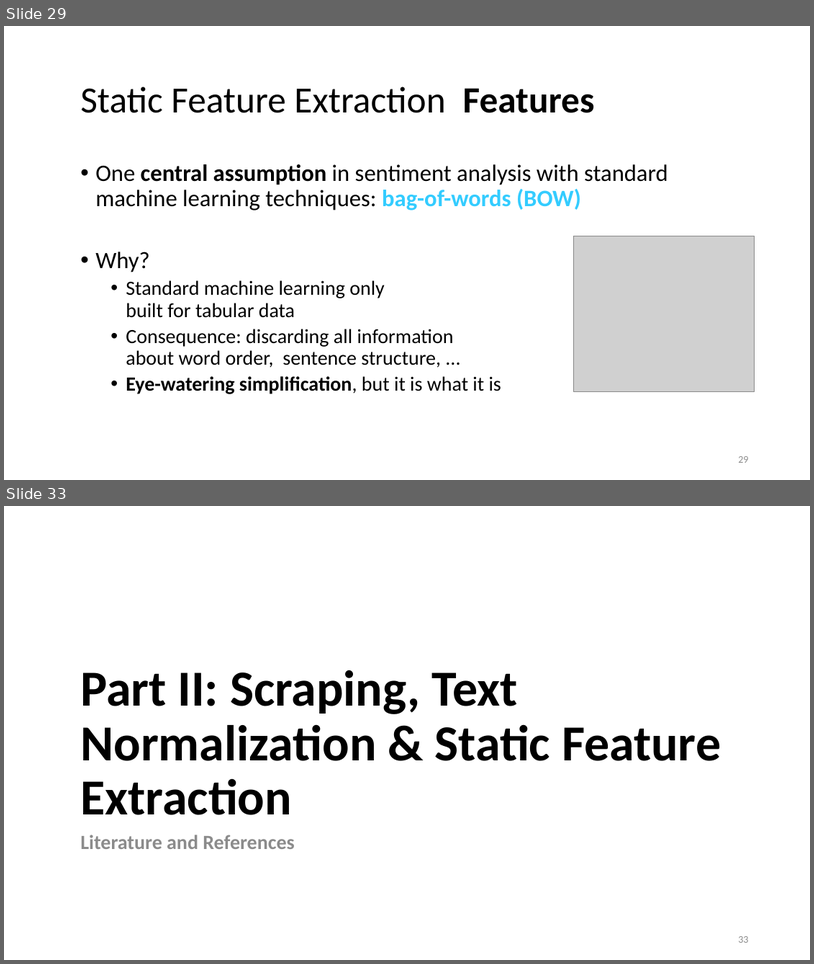
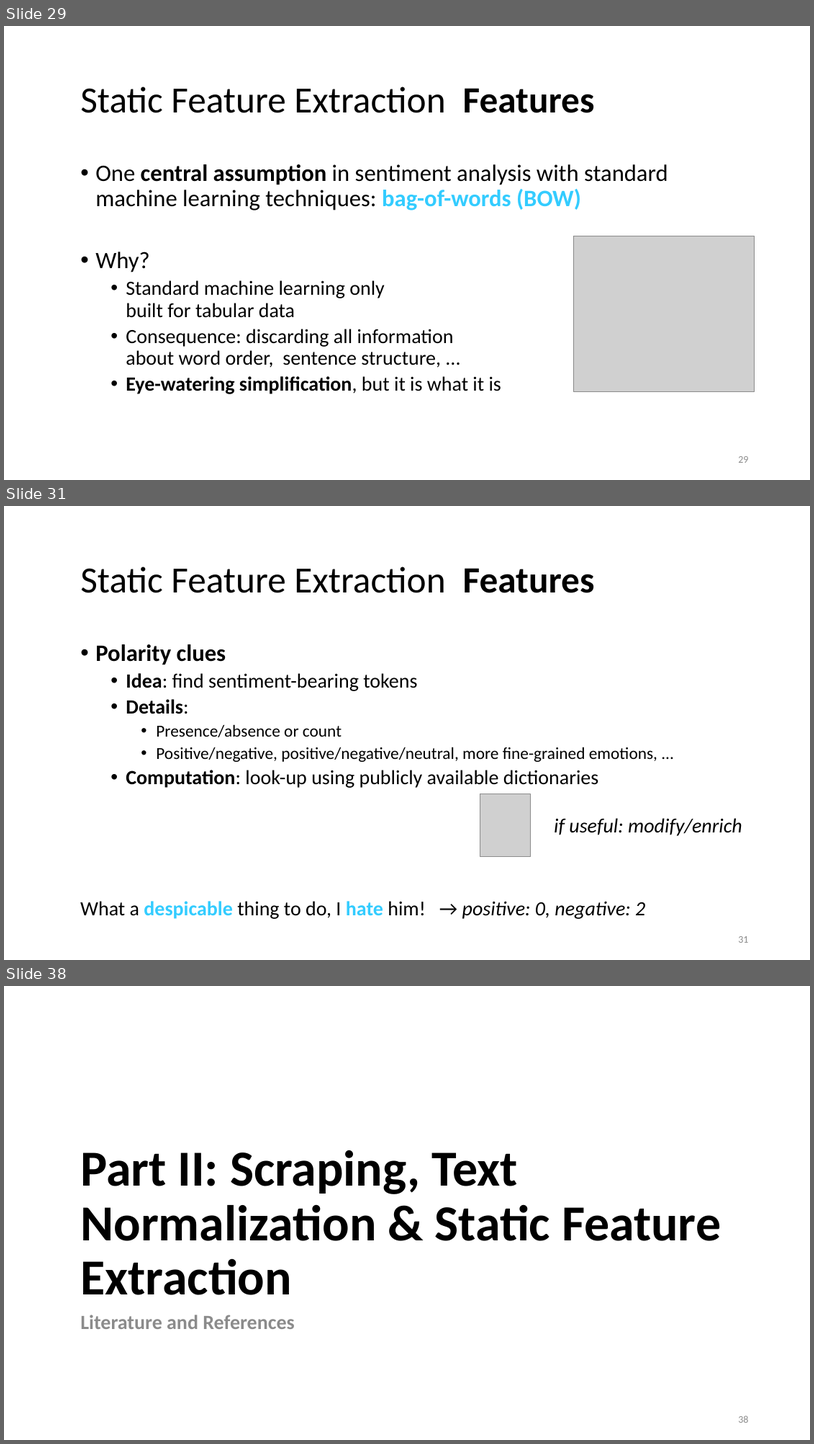
Before and after one commit to lisa-wm/consulting, a slide deck: 5_seminar/Contents_Part_02/slides/Präsentation_Teil2_Lisa.pptx. Shown one above the other, each under a label of ours: slides 29 and 33 before the commit, slides 29, 31 and 38 after it; the slides between them are not shown. The pictures are 814x964 and 814x1444 pixels, drawn with LibreOffice and Linux fonts; fonts in the diff are those of the drawing; grey boxes stand for pictures. Boxes give left, top, right and bottom in pixels: in the first picture for what was removed or moved away, otherwise in the second. Text is boxed around its words. In the diff, an @@ line names an element or a change of style, - is before the commit and + after.

Commit message:
added slides for static features

```diff
--- a/5_seminar/Contents_Part_02/slides/Präsentation_Teil2_Lisa.pptx
+++ b/5_seminar/Contents_Part_02/slides/Präsentation_Teil2_Lisa.pptx
@@ slide 31 added at (4, 506, 810, 960), background #FFFFFF @@
@@ title added at (80, 566, 595, 593), 44 pt, text #000000 @@
+Static Feature Extraction Features
@@ text added at (95, 644, 658, 788), 20 pt, text #000000 @@
+• Polarity clues
+  • Idea: find sentiment-bearing tokens
+  • Details:
+    • Presence/absence or count
+    • Positive/negative, positive/negative/neutral, more fine-grained emotions, ...
+  • Computation: look-up using publicly available dictionaries
@@ picture added at (481, 794, 531, 856) @@
@@ text added at (554, 818, 743, 836), 24 pt, text #000000, italic @@
+if useful: modify/enrich
@@ text added at (80, 901, 646, 919), 24 pt, text #000000 @@
+What a despicable thing to do, I hate him! → positive: 0, negative: 2
@@ page number added at (738, 936, 748, 942), 12 pt, text #8C8C8C @@
+31
@@ what was slide 33 is now slide 38 @@
@@ page number at (738, 1415, 748, 1422): text changed @@
-33
+38
```
Also in this commit, not shown: 3 slides changed, 5 other slides added, 1 slide removed.
